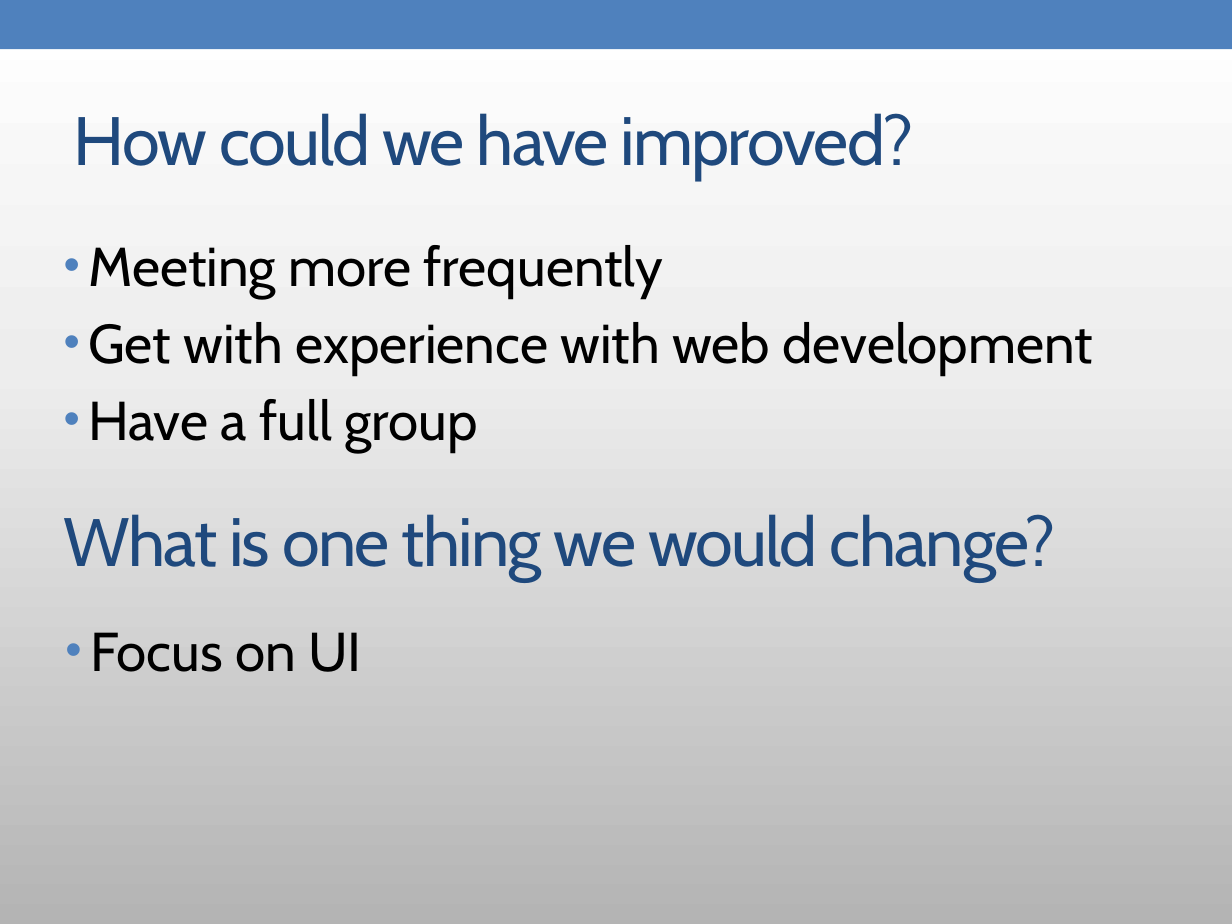
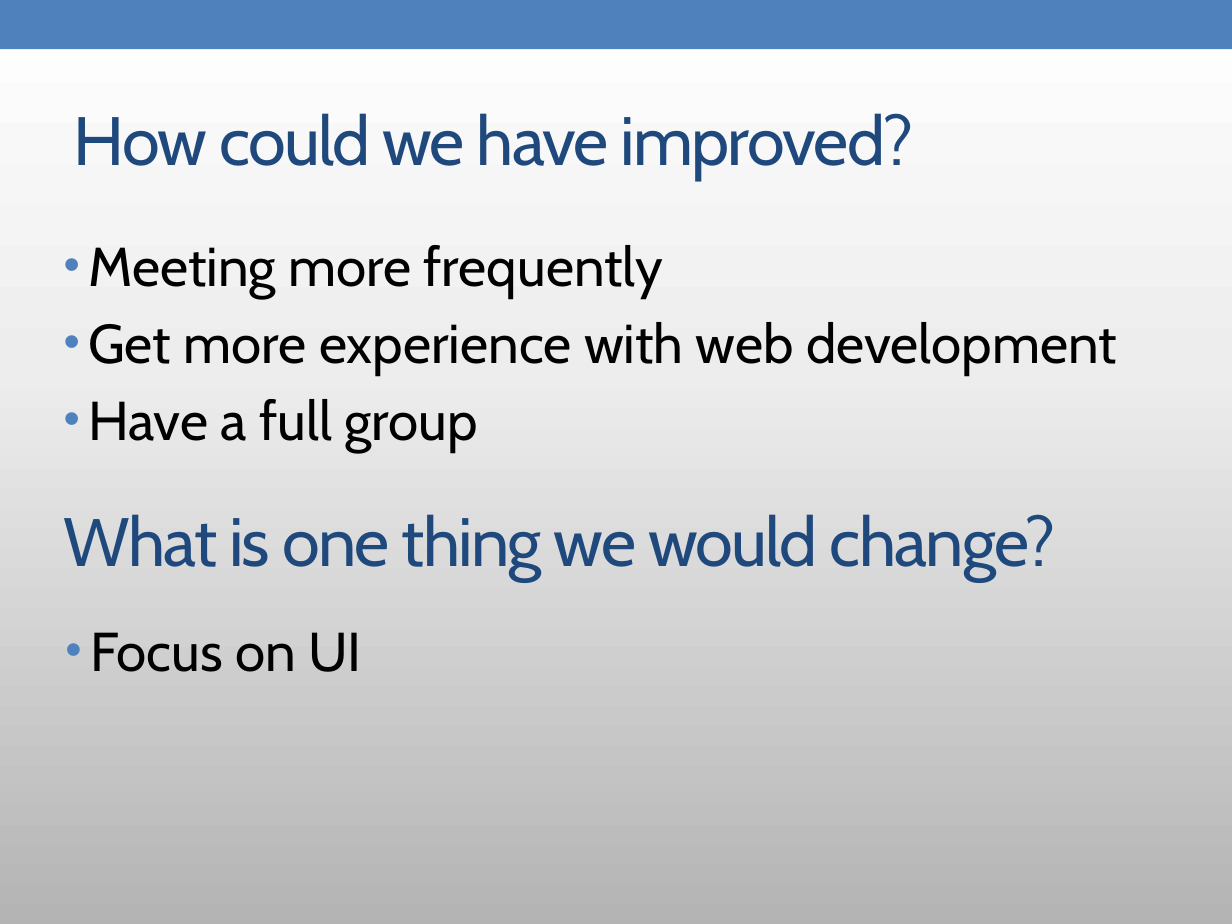
Before and after one commit to yotengo/MaverickApplicationsCorporation, a slide deck: slide 14 of doc/phase4/Mac reflection presentation.pptx (slide 12 before the commit). Drawn at 1232x924 pixels with LibreOffice and Linux fonts; fonts in the diff are those of the drawing. Boxes give left, top, right and bottom in pixels: in the first picture for what was removed or moved away, otherwise in the second. Text is boxed around its words. In the diff, an @@ line names an element or a change of style, - is before the commit and + after.

```diff
--- a/doc/phase4/Mac reflection presentation.pptx
+++ b/doc/phase4/Mac reflection presentation.pptx
@@ text at box(88, 322, 1117, 376): text changed @@
-• Get with experience with web development
+• Get more experience with web development
```
Also in this commit, not shown: 4 other slides changed, 2 slides added.
